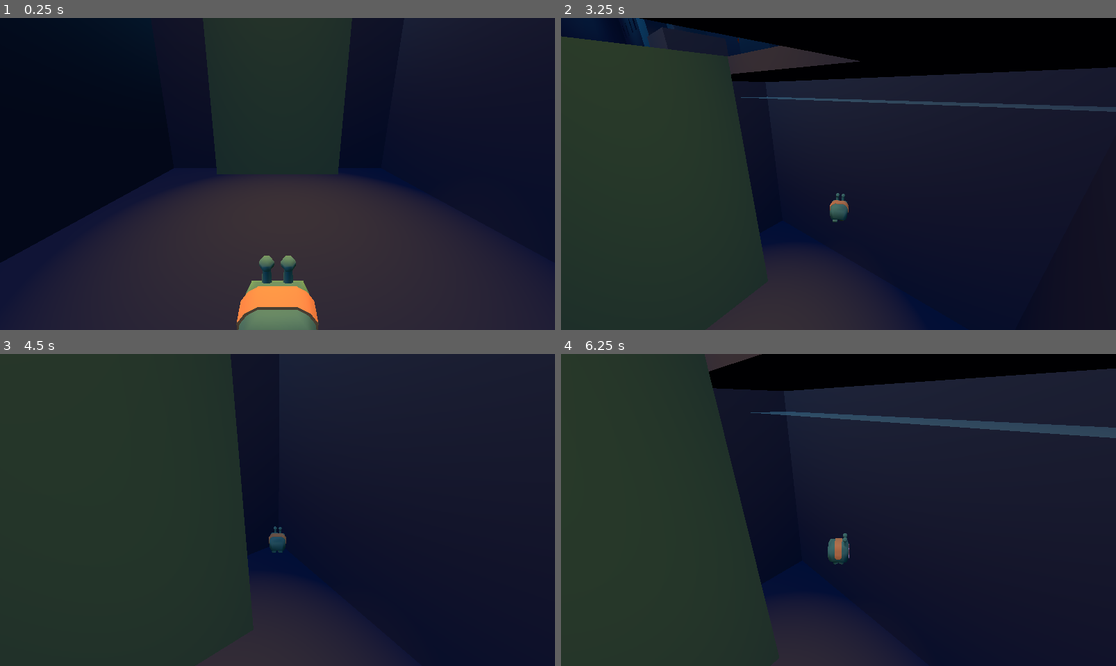
Above: before the commit, frames 1-4 (two rows, left to right).
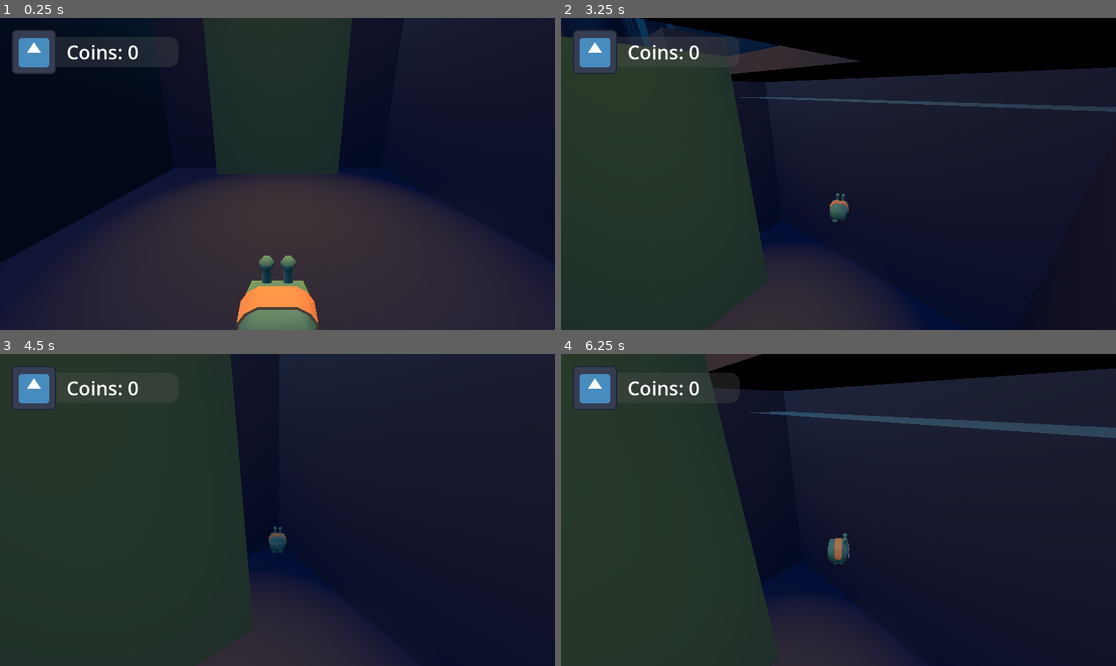
Above: after the commit, the same moments.

Repository: maliamae/GA110_MushroomLad_Godot
Game: Godot game, scene res://Scenes/dungeon_level.tscn
Same seed, same stepped clock (60 frames per second), same inputs: the game is played once before the commit and once after it. The project has no main scene, so this scene is started directly. The engine's default icon, where the game draws it, is replaced by a stand-in: a white triangle on a blue panel in a dark square.
Inputs (mouse positions are in pixels of both pictures, inside the frame that each line leads up to):
- Up to frame 1 (0.25 s): no input
- Up to frame 2 (3.25 s): tap Enter (ui_accept) at 0.5 s; move the mouse to (960, 158) at 0.52 s; hold D (move_right) 0.53-1.28 s; tap Shift (dash) at 0.6, 2.1 s; tap Space (jump) at 0.77, 1.52, 3.02 s; move the mouse to (727, 189) at 1.27 s; hold S (move_backward) 1.28-2.03 s; click (727, 189) at 1.35 s; move the mouse to (849, 167) at 2.02 s; hold W (move_forward) from 2.03 s (still down); move the mouse to (832, 180) at 2.77 s; click (832, 180) at 2.85 s
- Up to frame 3 (4.5 s): keep holding W (move_forward); move the mouse to (316, 513) at 3.52 s; tap Shift (dash) at 3.6 s; tap Space (jump) at 3.77 s; move the mouse to (233, 506) at 4.27 s; click (233, 506) at 4.35 s
- Up to frame 4 (6.25 s): tap Space (jump) at 4.52, 6.02 s; move the mouse to (844, 510) at 5.02 s; tap Shift (dash) at 5.1 s; tap Enter (ui_accept) at 5.75 s; move the mouse to (816, 503) at 5.77 s; release W (move_forward) at 5.78 s; hold D (move_right) from 5.78 s (still down); click (816, 503) at 5.85 s

The runs differ from the first frame. In frame 1, 2.8% of the frame differs, in the area x 2-29%, y 3-19%; in frame 2, 1.5%; in frame 3, 1.2%; in frame 4, 1.5%.

Commit message:
collectible system

Diff:
--- a/Scenes/coin.tscn
+++ b/Scenes/coin.tscn
@@ -1,6 +1,6 @@
 [gd_scene format=3 uid="uid://cwkpaovf5gwpm"]
 
-[ext_resource type="Script" uid="uid://dfc41udw1c3fe" path="res://Scripts/coin.gd" id="1_2qo34"]
+[ext_resource type="Script" uid="uid://bb7nma7w5kqv0" path="res://Scripts/collectible.gd" id="1_2qo34"]
 
 [sub_resource type="StandardMaterial3D" id="StandardMaterial3D_sgwqp"]
 albedo_color = Color(1, 0.8000001, 0, 1)
--- a/Scenes/dungeon_level.tscn
+++ b/Scenes/dungeon_level.tscn
@@ -1,20 +1,22 @@
 [gd_scene format=3 uid="uid://dlpiduo5klp6o"]
 
+[ext_resource type="Script" uid="uid://hqfqn6tmc6hs" path="res://Scripts/main_level.gd" id="1_upo7m"]
 [ext_resource type="PackedScene" uid="uid://nf2e13spbwas" path="res://Scenes/oubliette.tscn" id="2_ha38h"]
+[ext_resource type="PackedScene" uid="uid://cpojmtkxmvcu1" path="res://Scenes/hud.tscn" id="2_ns21y"]
 [ext_resource type="PackedScene" uid="uid://7h837y2b1pw0" path="res://Scenes/water_plane.tscn" id="3_3cvh8"]
 [ext_resource type="PackedScene" uid="uid://1s7wuolsl15i" path="res://Scenes/side_wall.tscn" id="4_n8u0m"]
 [ext_resource type="PackedScene" uid="uid://oxtllupxk4bo" path="res://Scenes/roof.tscn" id="5_66i6n"]
-[ext_resource type="PackedScene" uid="uid://cqm1f7q41ubug" path="res://Scenes/wall_pillar.tscn" id="5_f7i5e"]
-[ext_resource type="PackedScene" uid="uid://dfpkmu8qdbu4l" path="res://Scenes/roof_modified.tscn" id="6_3vtai"]
+[ext_resource type="PackedScene" path="res://Scenes/wall_pillar.tscn" id="5_f7i5e"]
+[ext_resource type="PackedScene" path="res://Scenes/roof_modified.tscn" id="6_3vtai"]
 [ext_resource type="PackedScene" uid="uid://cmsy0ichub6c3" path="res://Scenes/arch.tscn" id="6_4p3mm"]
-[ext_resource type="PackedScene" uid="uid://btvurkvmy7kf6" path="res://Scenes/vine.tscn" id="6_f7i5e"]
-[ext_resource type="PackedScene" uid="uid://d1ew0qy5yf3wx" path="res://Scenes/wall_curved.tscn" id="6_vgdfs"]
+[ext_resource type="PackedScene" path="res://Scenes/vine.tscn" id="6_f7i5e"]
+[ext_resource type="PackedScene" path="res://Scenes/wall_curved.tscn" id="6_vgdfs"]
 [ext_resource type="PackedScene" uid="uid://cbi2vijx8awjr" path="res://Scenes/lilypad.tscn" id="7_tldnm"]
 [ext_resource type="PackedScene" uid="uid://dixws230pxqm6" path="res://Scenes/floating_platform.tscn" id="8_khf8t"]
 [ext_resource type="Material" uid="uid://wvvexayxdh5n" path="res://Resources/MAT_stone.tres" id="9_fvcit"]
 [ext_resource type="PackedScene" uid="uid://bqibnr7ssaboy" path="res://Scenes/stairs_unit.tscn" id="10_qdi3s"]
-[ext_resource type="PackedScene" uid="uid://8n1w1udf5a6t" path="res://Scenes/shelf_mushroom.tscn" id="11_1sn8i"]
-[ext_resource type="PackedScene" uid="uid://i041otj2rcj6" path="res://Scenes/exit_door.tscn" id="11_jinqq"]
+[ext_resource type="PackedScene" path="res://Scenes/shelf_mushroom.tscn" id="11_1sn8i"]
+[ext_resource type="PackedScene" path="res://Scenes/exit_door.tscn" id="11_jinqq"]
 [ext_resource type="PackedScene" uid="uid://dp8l64keoupar" path="res://Scenes/player.tscn" id="11_vgdfs"]
 [ext_resource type="PackedScene" uid="uid://cwkpaovf5gwpm" path="res://Scenes/coin.tscn" id="17_jinqq"]
 
@@ -67,6 +69,9 @@
 size = Vector3(1.5, 2.5, 0.375)
 
 [node name="dungeon_level" type="Node3D" unique_id=2069928860]
+script = ExtResource("1_upo7m")
+
+[node name="HUD" parent="." unique_id=973048632 instance=ExtResource("2_ns21y")]
 
 [node name="WorldEnvironment" type="WorldEnvironment" parent="." unique_id=1151782595]
 environment = SubResource("Environment_ha38h")
@@ -324,6 +329,8 @@
 
 [node name="EndPlatform" type="Node3D" parent="." unique_id=2126368457]
 transform = Transform3D(1, 0, 0, 0, 1, 0, 0, 0, 1, 0, 3, -25.20263)
+metadata/_edit_group_ = true
+metadata/_edit_lock_ = true
 
 [node name="EndPlatform" type="StaticBody3D" parent="EndPlatform" unique_id=745904705]
 
@@ -456,6 +463,8 @@
 transform = Transform3D(1, 0, 0, 0, 1, 0, 0, 0, 1, -0.5, 4.875, -5.047371)
 
 [node name="Lights" type="Node3D" parent="." unique_id=1351319199]
+metadata/_edit_group_ = true
+metadata/_edit_lock_ = true
 
 [node name="SpotLight3D" type="SpotLight3D" parent="Lights" unique_id=1677960421]
 transform = Transform3D(0.8816167, 2.0630296e-08, -0.47196618, 0.47196618, -3.8536687e-08, 0.8816167, 0, -1, -4.371139e-08, -2.639995, 8.667938, -0.09890294)
@@ -542,6 +551,12 @@
 light_energy = 2.235
 omni_range = 2.6758885
 
+[node name="OmniLight3D6" type="OmniLight3D" parent="Lights" unique_id=262162230]
+transform = Transform3D(1, 0, 0, 0, 1, 0, 0, 0, 1, -0.667613, 7.9918966, -28.433064)
+light_color = Color(1, 0.6887297, 0.4217365, 1)
+light_energy = 2.235
+omni_range = 2.6758885
+
 [node name="Lilypads" type="Node3D" parent="." unique_id=440360043]
 metadata/_edit_group_ = true
 metadata/_edit_lock_ = true
@@ -626,6 +641,8 @@
 transform = Transform3D(0.25881892, 0, 0.9659259, 0, 1, 0, -0.9659259, 0, 0.25881892, 6.625, 4.375, -13.125)
 
 [node name="Barrels" type="Node3D" parent="." unique_id=983827985]
+metadata/_edit_group_ = true
+metadata/_edit_lock_ = true
 
 [node name="floating_platform" parent="Barrels" unique_id=1464046690 instance=ExtResource("8_khf8t")]
 transform = Transform3D(0.99999994, 0, 0, 0, 1, 0, 0, 0, 0.99999994, -4.875, 3, -8.125)
@@ -646,6 +663,8 @@
 transform = Transform3D(0.70710665, 0, -0.70710665, 0, 1, 0, 0.70710665, 0, 0.70710665, 0.875, 3, -18.5)
 
 [node name="Vines" type="Node3D" parent="." unique_id=355218416]
+metadata/_edit_group_ = true
+metadata/_edit_lock_ = true
 
 [node name="vine" parent="Vines" unique_id=632868339 instance=ExtResource("6_f7i5e")]
 transform = Transform3D(-0.8660253, 0, 0.49999997, 0, 1, 0, -0.49999997, 0, -0.8660253, -6.625, 4.125, -7.125)
--- /dev/null
+++ b/Scenes/hud.tscn
@@ -0,0 +1,38 @@
+[gd_scene format=3 uid="uid://cpojmtkxmvcu1"]
+
+[ext_resource type="Script" uid="uid://dxhvog6hlmej3" path="res://Scripts/hud.gd" id="1_fccik"]
+[ext_resource type="Texture2D" uid="uid://cksyoir5i3xns" path="res://icon.svg" id="2_bjfho"]
+
+[sub_resource type="StyleBoxFlat" id="StyleBoxFlat_3gfia"]
+bg_color = Color(0.3380997, 0.33809972, 0.33809954, 0.3137255)
+corner_radius_top_left = 20
+corner_radius_top_right = 20
+corner_radius_bottom_right = 20
+corner_radius_bottom_left = 20
+
+[node name="HUD" type="CanvasLayer" unique_id=973048632]
+script = ExtResource("1_fccik")
+
+[node name="Panel" type="Panel" parent="." unique_id=1513674000]
+offset_left = 76.0
+offset_top = 39.0
+offset_right = 371.0
+offset_bottom = 102.0
+theme_override_styles/panel = SubResource("StyleBoxFlat_3gfia")
+
+[node name="CoinLabel" type="Label" parent="." unique_id=45717917]
+unique_name_in_owner = true
+offset_left = 138.0
+offset_top = 43.0
+offset_right = 351.0
+offset_bottom = 98.0
+theme_override_font_sizes/font_size = 40
+text = "x"
+
+[node name="TextureRect" type="TextureRect" parent="." unique_id=457791417]
+offset_left = 24.0
+offset_top = 24.0
+offset_right = 117.0
+offset_bottom = 117.0
+texture = ExtResource("2_bjfho")
+expand_mode = 1
--- /dev/null
+++ b/Scripts/collectible.gd
@@ -0,0 +1,14 @@
+extends Area3D
+
+@export var type: CollectibleManager.CollectibleType
+@export var amount: int = 1
+
+signal collected(type, amount)
+
+func _ready():
+	collected.connect(CollectibleManager.add_collectible)
+
+func _on_body_entered(body):
+	if body.name == "Player":
+		emit_signal("collected", type, amount)
+		call_deferred("queue_free")
--- /dev/null
+++ b/Scripts/collectible_manager.gd
@@ -0,0 +1,27 @@
+extends Node
+
+enum CollectibleType {COIN, GEM, ORB}
+
+signal collectibles_updated
+
+var collectibles : Dictionary[int, int]={}
+
+func _ready() -> void:
+	reset()
+
+func reset():
+	collectibles.clear()
+	for type in CollectibleType.values():
+		collectibles[type] = 0
+		emit_signal("collectibles_updated")
+
+func add_collectible(type: CollectibleType, amount :=1):
+	if not collectibles.has(type):
+		collectibles[type] = 0
+
+	collectibles[type] += amount
+	print(CollectibleType.keys()[type], ": ", collectibles[type])
+	emit_signal("collectibles_updated")
+
+func get_amount(type: CollectibleType)-> int:
+	return collectibles.get(type, 0)
--- /dev/null
+++ b/Scripts/hud.gd
@@ -0,0 +1,13 @@
+extends CanvasLayer
+
+@onready var coin_label: Label = %CoinLabel
+
+
+var CT = CollectibleManager.CollectibleType
+
+func _ready():
+	CollectibleManager.collectibles_updated.connect(update_ui)
+	update_ui()
+
+func update_ui():
+	coin_label.text = "Coins: " + str(CollectibleManager.get_amount(CT.COIN))
--- /dev/null
+++ b/Scripts/main_level.gd
@@ -0,0 +1,4 @@
+extends Node3D
+
+func _ready():
+	CollectibleManager.reset()
--- a/project.godot
+++ b/project.godot
@@ -13,6 +13,10 @@
 config/name="MK_GA110_MushroomLad_Github"
 config/features=PackedStringArray("4.6", "Forward Plus")
 config/icon="res://icon.svg"
+
+[autoload]
+
+CollectibleManager="*uid://bn6gkuqjfpfp5"
 
 [input]
 
Not shown, added: Scripts/collectible.gd.uid
Not shown, added: Scripts/collectible_manager.gd.uid
Not shown, added: Scripts/hud.gd.uid
Not shown, added: Scripts/main_level.gd.uid
